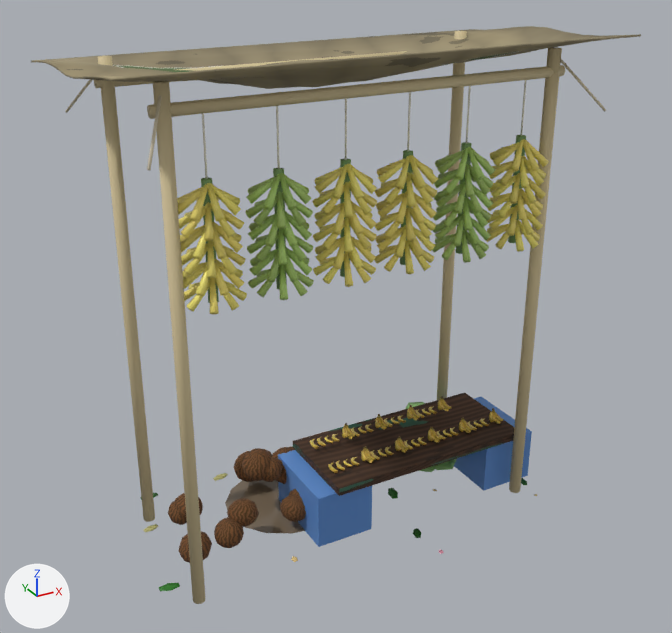
The glTF model godot/assets/city_props/market_banana.glb as it was, and as the next commit left it.
Rendered twice from a camera (50 mm lens) standing at (-1.97, -3.58, 2.86) and looking at (-0.02, -0.03, 1.09). Lighting does not change. The marker at lower left points along +X, +Y and +Z. The picture after the commit comes second. Vertices at exactly the same position are counted once.

In view in the first picture: 'market_banana'.
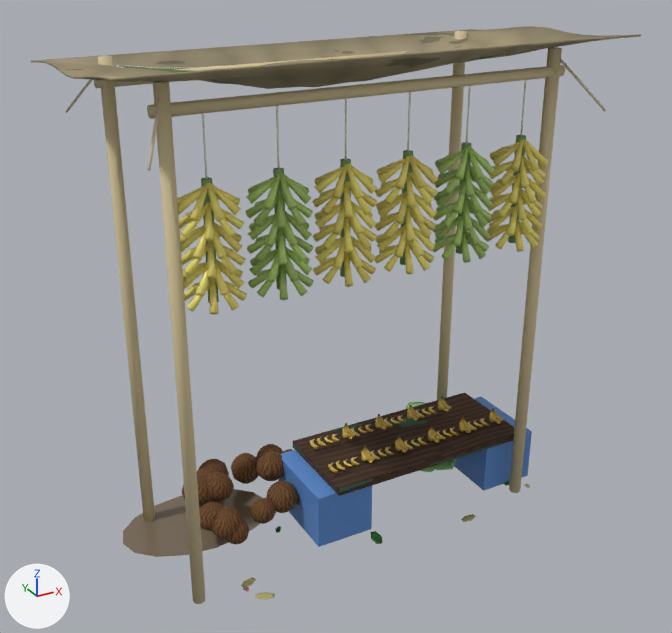
Diff of the bpy script that builds the scene:
```diff
--- a/godot/assets/city_props/market_banana.glb.py
+++ b/godot/assets/city_props/market_banana.glb.py
@@ img_market_leaf_1 @@
+img_market_leaf_1 = load_image('market_leaf_1', '_unpacked/market_leaf_1', 256, 256, 'sRGB')
@@ mat_mk_leaf_t1 @@
+mat_mk_leaf_t1 = principled_material('mk_leaf_t1')
+mat_mk_leaf_t1.texture = img_market_leaf_1
+mat_mk_leaf_t1.roughness = 0.6
@@ mat_mk_onion_0 @@
+mat_mk_onion_0 = principled_material('mk_onion_0')
+mat_mk_onion_0.base_color = (0.48, 0.192, 0.256)  # pink #b8798a
+mat_mk_onion_0.roughness = 0.45
@@ me_cylinder_209 @@
 # used by ob_market_banana; location = (-0.9, -0.35, 1.15)
-me_cylinder_209.from_pydata(...)  # 10313 vertices, 15624 faces; spans x -0.25..2.05, y -0.26..0.97, z -1.15..1.22
+me_cylinder_209.from_pydata(...)  # 10313 vertices, 15624 faces; spans x -0.25..2.05, y -0.25..0.97, z -1.15..1.22
+# me_cylinder_209 part 1: 3542 of 10313 vertices moved; they spanned x 0.01..1.79, y -0.13..0.14, z 0.27..0.77 and now span x 0.01..1.79, y -0.13..0.14, z 0.27..0.77; mean shift (-0.02, 0.0, 0.0); largest move (0.03, -0.02, 0.59) -> (1.7, -0.09, 0.27)
+# me_cylinder_209 part 2: 1460 of 10313 vertices moved; they spanned x -0.14..1.99, y -0.26..0.97, z -1.15..-0.78 and now span x -0.18..1.99, y -0.15..0.97, z -1.15..-0.85; mean shift (-0.08, 0.0, 0.01); largest move (1.91, 0.06, -1.15) -> (0.31, 0.78, -1.15)
+# me_cylinder_209 part 3: 848 kept faces spanning x 0.13..1.92, y -0.15..0.92, z -1.15..-0.85 get new texture (UV) coordinates
+# me_cylinder_209 part 4: 88 faces spanning x 0.22..1.47, y -0.15..0.79, z -1.15..-1.14 switch from mat_mk_leaf_t0 (picture img_market_leaf_0) to mat_mk_dead_leaf (yellow #adaa6c)
+# me_cylinder_209 part 5: 96 faces spanning x 0.19..0.28, y -0.03..0.68, z -1.15..-1.14 switch from mat_mk_leaf_t2 (picture img_market_leaf_2) to mat_mk_dead_leaf (yellow #adaa6c)
+# me_cylinder_209 part 6: 68 faces spanning x 0.51..1.88, y 0.05..0.32, z -1.15..-1.14 switch from mat_mk_dead_leaf (yellow #adaa6c) to mat_mk_leaf_t1 (picture img_market_leaf_1)
+# other edits to the shape of me_cylinder_209 do not show in these pictures
 me_cylinder_209.materials.append(mat_mk_bamboo)
@@ me_cylinder_209 @@
 me_cylinder_209.materials.append(mat_mk_plantain_1)
+me_cylinder_209.materials.append(mat_mk_onion_0)  # pink #b8798a
```

Changed parts and their boxes [x1, y1, x2, y2] in the pictures (672 x 633 px; the box of a moved part takes in the faces that stretch with it):
part 1 of me_cylinder_209, moved or reshaped
    before: [180, 151, 546, 298]
    after: [177, 140, 543, 300]
part 2 of me_cylinder_209, moved or reshaped
    before: [146, 446, 527, 563]
    after: [123, 402, 530, 599]
part 3 of me_cylinder_209, surface changed
    before: [140, 403, 416, 548]
    after: [182, 453, 505, 600]
part 4 of me_cylinder_209, recoloured
    before: [140, 493, 421, 538]
    after: [264, 514, 476, 600]
part 5 of me_cylinder_209, recoloured
    before: [159, 488, 398, 591]
    after: [241, 577, 256, 588]
part 6 of me_cylinder_209, recoloured
    before: [213, 473, 228, 481]
    after: [276, 484, 505, 533]
